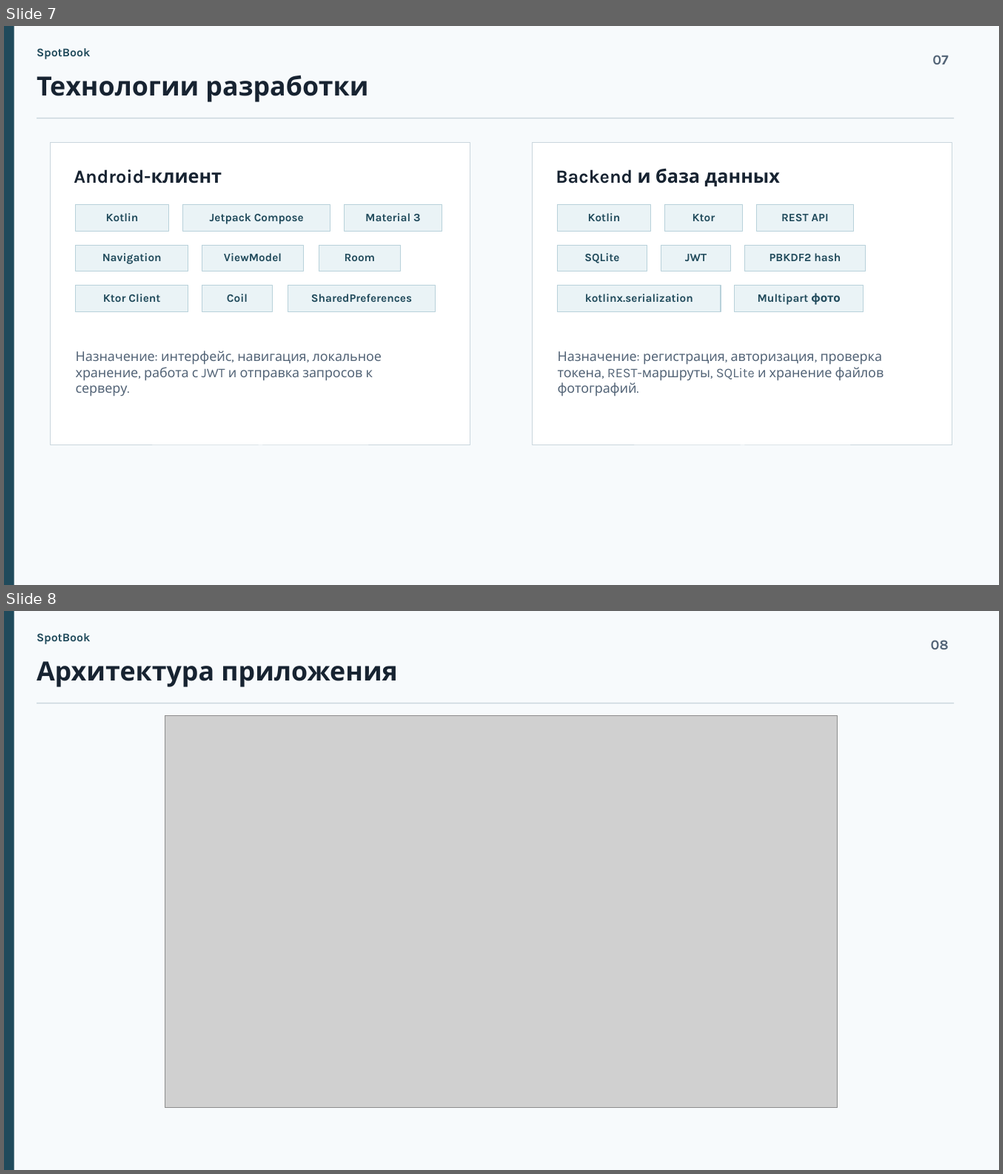
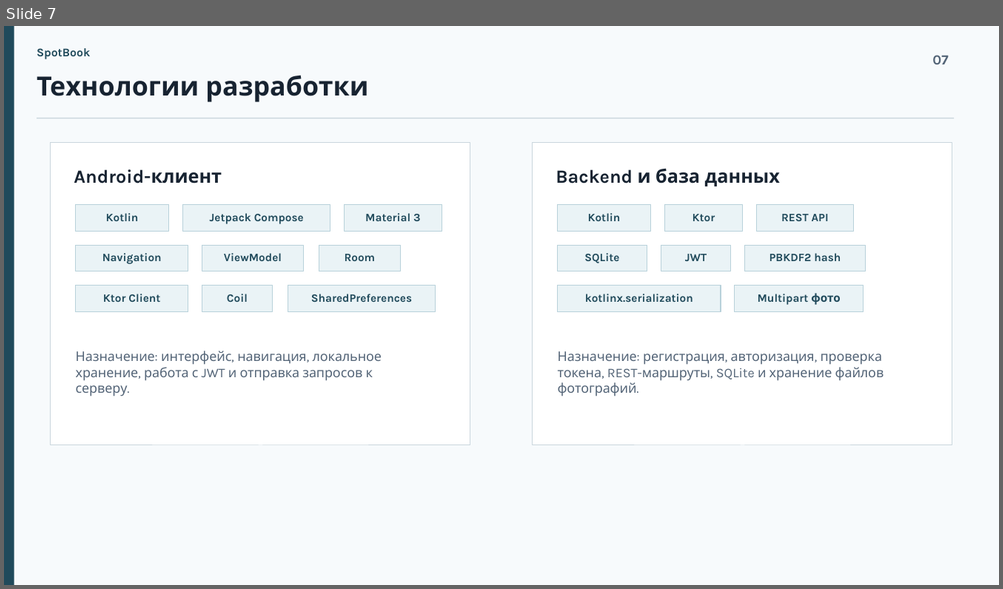
Before and after one commit to ArimanAvari/spotbook-presentation, a slide deck: SpotBook_Презентация_на_защиту_Финальная.pptx. Shown one above the other, each under a label of ours: slides 7 and 8 before the commit, slide 7 after it. The pictures are 1003x1174 and 1003x589 pixels, drawn with LibreOffice and Linux fonts; fonts in the diff are those of the drawing; grey boxes stand for pictures. Boxes give left, top, right and bottom in pixels: in the first picture for what was removed or moved away, otherwise in the second. Text is boxed around its words. In the diff, an @@ line names an element or a change of style, - is before the commit and + after.

Commit message:
Обновить финальную презентацию SpotBook

```diff
--- a/SpotBook_Презентация_на_защиту_Финальная.pptx
+++ b/SpotBook_Презентация_на_защиту_Финальная.pptx
@@ slide 8 removed at <box>4,611,999,1170</box>, background #FFFFFF @@
@@ rectangle removed at <box>4,611,999,1170</box> @@
@@ rectangle removed at <box>4,611,14,1170</box> @@
@@ text removed at <box>37,633,90,644</box> @@
-SpotBook
@@ text removed at <box>930,640,948,649</box> @@
-08
@@ text removed at <box>37,661,398,687</box> @@
-Архитектура приложения
@@ rectangle removed at <box>37,703,954,703</box> @@
@@ picture removed at <box>165,716,837,1109</box> @@
```
Also in this commit, not shown: 4 slides changed.
